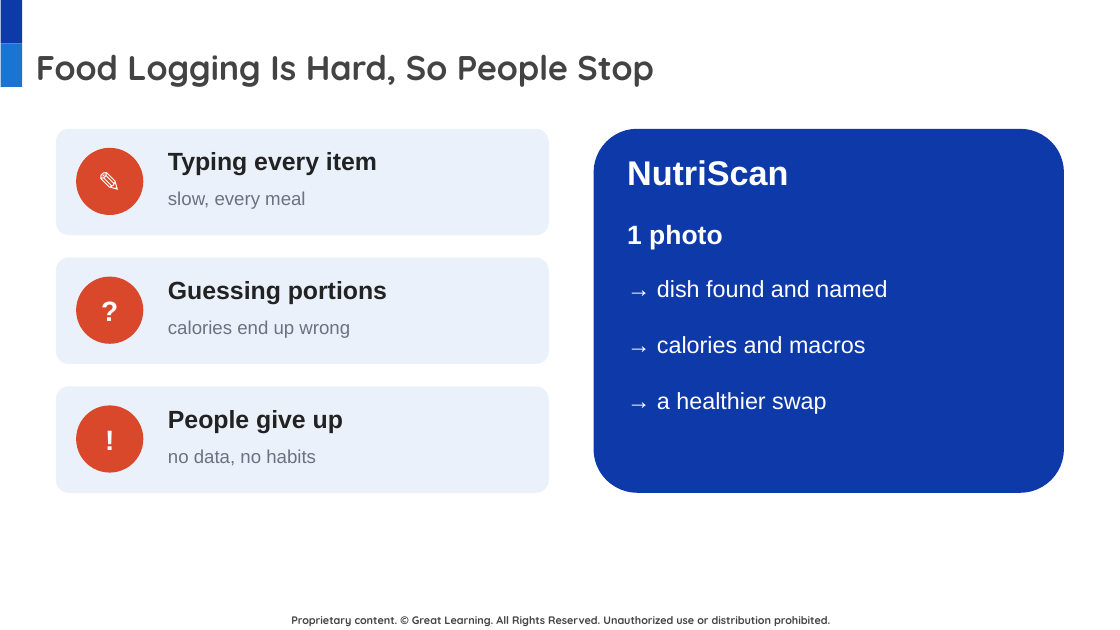
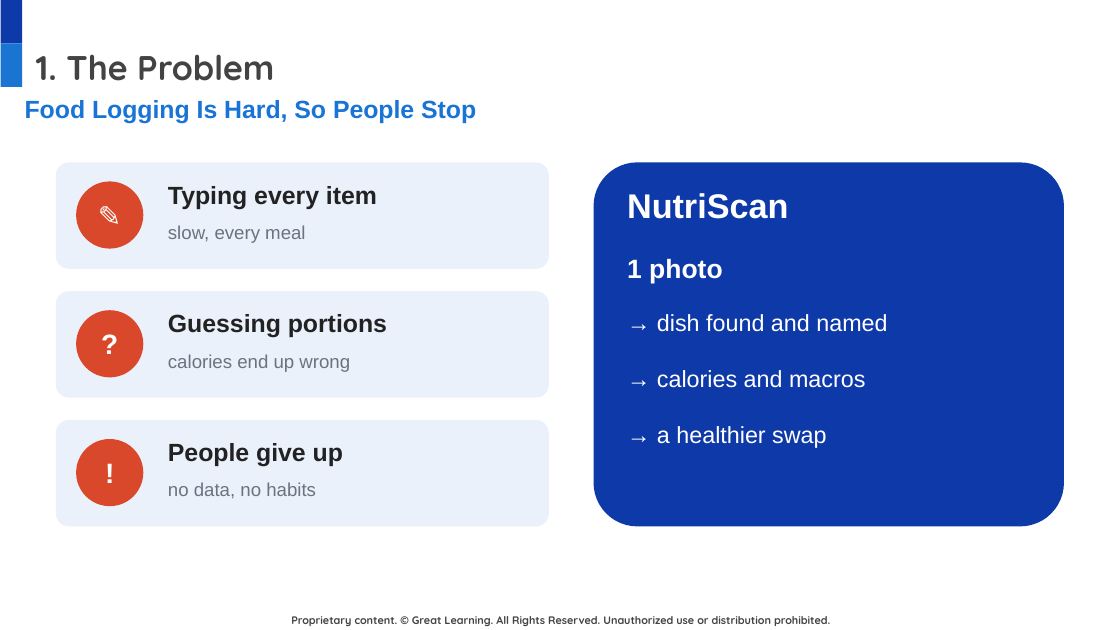
Before and after one commit to DatariusAI/nutriscan-food-detection, a slide deck: slide 3 of docs/NutriScan_Final_Presentation.pptx. Drawn at 1120x630 pixels with LibreOffice and Linux fonts; fonts in the diff are those of the drawing; background and template pictures are left out. Boxes give left, top, right and bottom in pixels: in the first picture for what was removed or moved away, otherwise in the second. Text is boxed around its words. In the diff, an @@ line names an element or a change of style, - is before the commit and + after.

```diff
--- a/docs/NutriScan_Final_Presentation.pptx
+++ b/docs/NutriScan_Final_Presentation.pptx
@@ title at [36,54,274,81]: text changed @@
-Food Logging Is Hard, So People Stop
+1. The Problem
@@ text added at [25,100,476,124], 16 pt, text #1974D5, bold @@
+Food Logging Is Hard, So People Stop
@@ 11 texts, 4 rounded rectangles, 3 ellipses: place and size @@
-11 texts, 4 rounded rectangles, 3 ellipses at [56,129,1064,493]
+11 texts, 4 rounded rectangles, 3 ellipses at [56,162,1064,526]
```
Also in this commit, not shown: 11 other slides changed.
